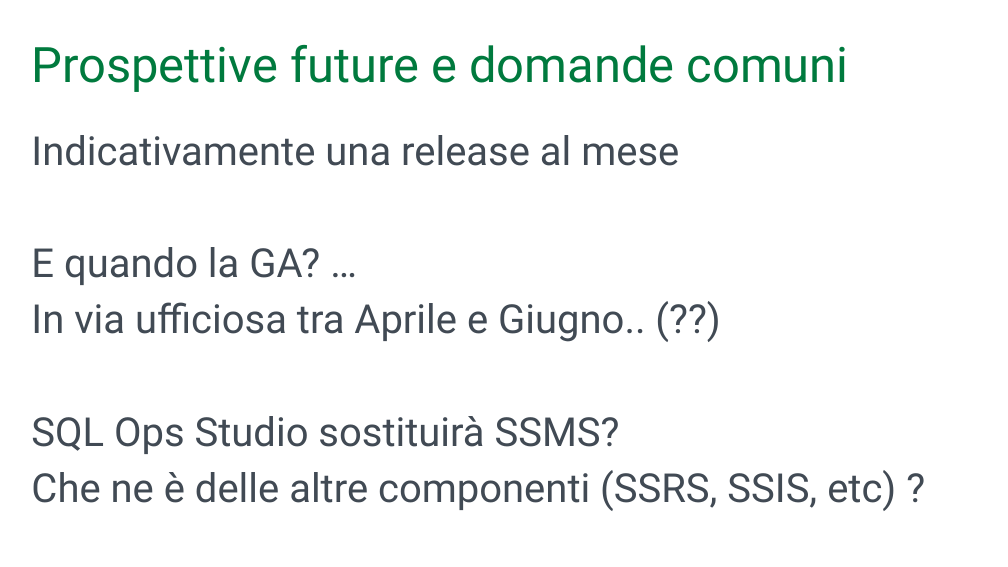
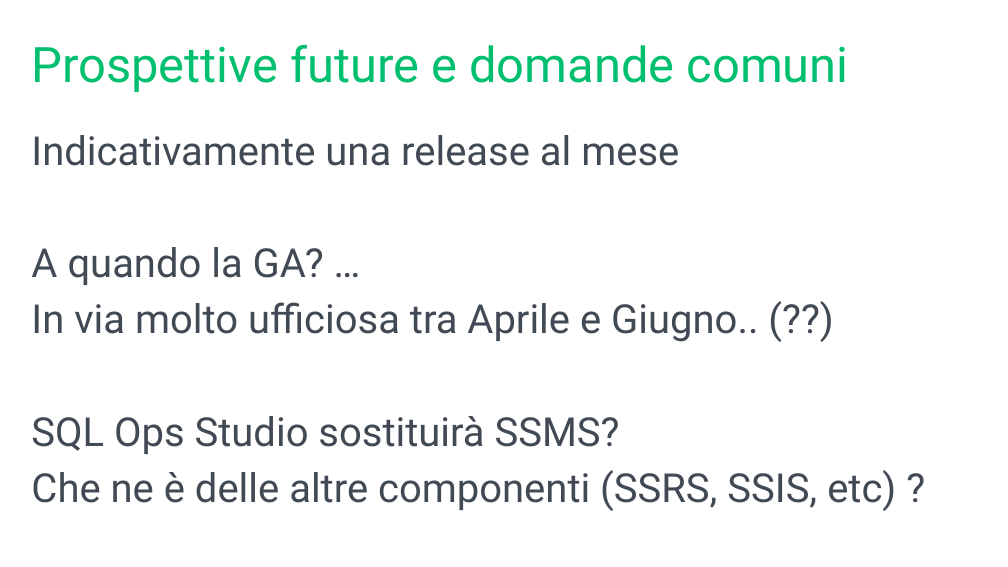
Before and after one commit to mrg3d/demo-opsstudio-repo, a slide deck: slide 22 of Introducing SQL Operations Studio.pptx (slide 19 before the commit). Drawn at 1008x567 pixels with LibreOffice and Linux fonts; fonts in the diff are those of the drawing; background and template pictures are left out. Boxes give left, top, right and bottom in pixels: in the first picture for what was removed or moved away, otherwise in the second. Text is boxed around its words. In the diff, an @@ line names an element or a change of style, - is before the commit and + after.

```diff
--- a/Introducing SQL Operations Studio.pptx
+++ b/Introducing SQL Operations Studio.pptx
@@ title "Prospettive future e domande comuni" at box(32, 45, 849, 92): text colour #007A3E to #00BF6F @@
@@ text at box(31, 247, 758, 342): text changed @@
-E quando la GA? …
-In via ufficiosa tra Aprile e Giugno.. (??)
+A quando la GA? …
+In via molto ufficiosa tra Aprile e Giugno.. (??)
```
Also in this commit, not shown: 16 other slides changed, 8 slides added, 4 slides removed.
